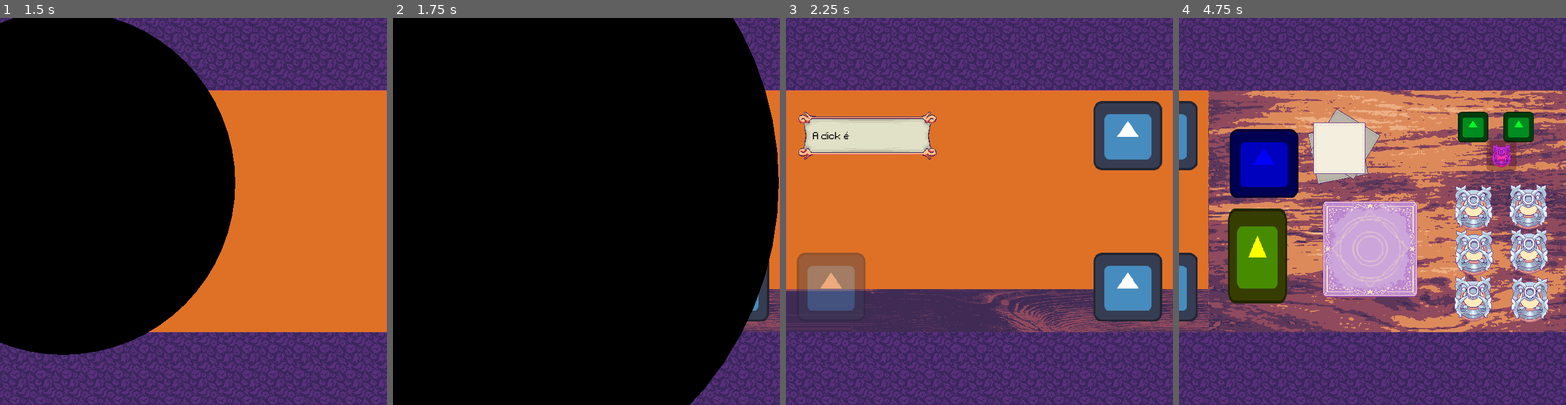
Above: before the commit, frames 1-4 (left to right).
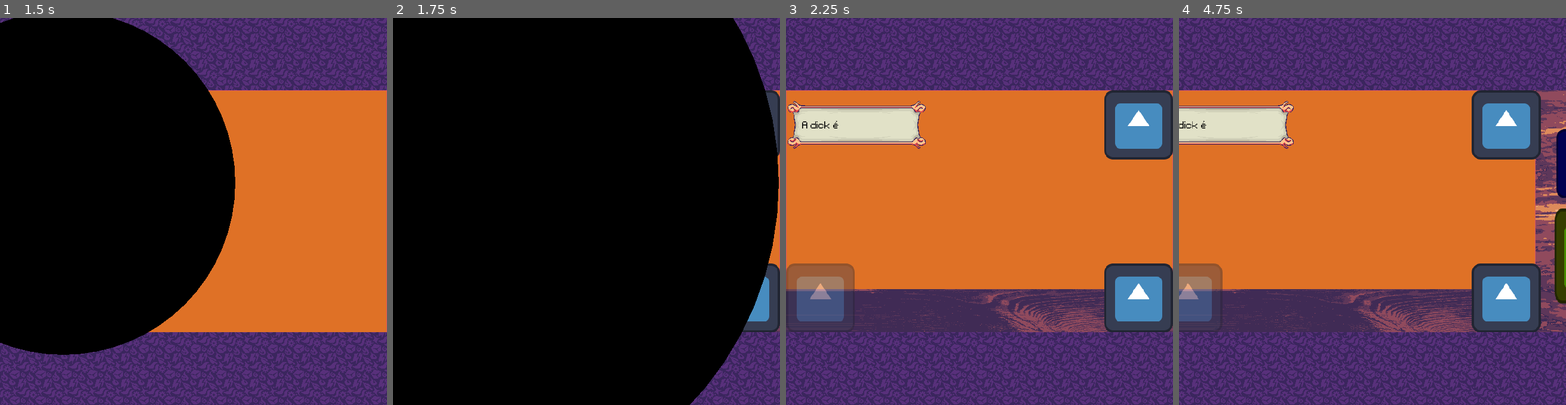
Above: after the commit, the same moments.

Repository: luankaike-code/felpo-jam-2026
Game: Godot game, scene res://scenes/screens/root_game.tscn
Same seed, same stepped clock (60 frames per second), same inputs: the game is played once before the commit and once after it. The engine's default icon, where the game draws it, is replaced by a stand-in: a white triangle on a blue panel in a dark square.
Inputs (mouse positions are in pixels of both pictures, inside the frame that each line leads up to):
- Up to frame 1 (1.5 s): tap Enter (ui_accept) at 0.5, 0.6, 0.77, 1.07 s; move the mouse to (278, 192) at 0.52 s; click (278, 192) at 0.67 s; click (61, 184) at 1.27 s
- Up to frame 2 (1.75 s): no input
- Up to frame 3 (2.25 s): drag from (832, 288) to (960, 288) at 2.02 s
- Up to frame 4 (4.75 s): tap Enter (ui_accept) at 2.75, 2.85, 4.25, 4.35, 4.52 s; move the mouse to (1519, 288) at 2.77 s; click (1519, 288) at 2.92 s; drag from (1353, 288) to (1256, 153) at 3.52 s; move the mouse to (1488, 269) at 4.27 s; click (1488, 269) at 4.42 s

Frame 1 is identical in both runs. In frame 2, 1.3% of the frame differs, in the area x 90-100%, y 18-82%; in frame 3, 12%; in frame 4, 77%, in the area x 0-100%, y 0-100%.

Commit message:
Fix camera position

Diff:
--- a/felpojam-2026-game-code/scenes/HUD/game_hud.tscn
+++ b/felpojam-2026-game-code/scenes/HUD/game_hud.tscn
@@ -5,72 +5,44 @@
 [ext_resource type="Texture2D" uid="uid://n85kss5ltq1u" path="res://icon.svg" id="2_c4sub"]
 [ext_resource type="Script" uid="uid://bllfk2h5dgh8p" path="res://scripts/HUD/clickable_texture.gd" id="4_kixb8"]
 
-[node name="GameHud" type="Control" unique_id=1329675360]
-custom_minimum_size = Vector2(720, 450)
-layout_mode = 3
-anchors_preset = 15
-anchor_right = 1.0
-anchor_bottom = 1.0
-grow_horizontal = 2
-grow_vertical = 2
+[node name="GameHud" type="Node2D" unique_id=1182350756]
 script = ExtResource("1_1geg4")
 
-[node name="MarginContainer" type="MarginContainer" parent="." unique_id=1308647903]
-layout_mode = 1
-anchors_preset = 15
-anchor_right = 1.0
-anchor_bottom = 1.0
-grow_horizontal = 2
-grow_vertical = 2
-theme_override_constants/margin_left = 20
-theme_override_constants/margin_top = 20
-theme_override_constants/margin_right = 20
-theme_override_constants/margin_bottom = 20
-
-[node name="Control2" type="Control" parent="MarginContainer" unique_id=637803293]
-layout_mode = 2
-
-[node name="HBoxContainer" type="HBoxContainer" parent="MarginContainer/Control2" unique_id=1493797194]
-layout_mode = 1
-anchors_preset = 10
-anchor_right = 1.0
-offset_bottom = 128.0
-grow_horizontal = 2
+[node name="HBoxContainer2" type="HBoxContainer" parent="." unique_id=1493797194]
+offset_left = -360.0
+offset_top = -225.0
+offset_right = 360.0
+offset_bottom = -97.0
 alignment = 1
 
-[node name="DickBubble" parent="MarginContainer/Control2/HBoxContainer" unique_id=1045248266 instance=ExtResource("2_8vgd5")]
+[node name="DickBubble" parent="HBoxContainer2" unique_id=1045248266 instance=ExtResource("2_8vgd5")]
 layout_mode = 2
 size_flags_horizontal = 2
 size_flags_vertical = 4
 dialogs = ["A dick é"]
 
-[node name="Clock" type="TextureRect" parent="MarginContainer/Control2/HBoxContainer" unique_id=2132065394]
+[node name="Clock" type="TextureRect" parent="HBoxContainer2" unique_id=2132065394]
 layout_mode = 2
 size_flags_horizontal = 8
 texture = ExtResource("2_c4sub")
 
-[node name="Control" type="Control" parent="MarginContainer" unique_id=960035302]
-layout_mode = 2
-
-[node name="HBoxContainer" type="HBoxContainer" parent="MarginContainer/Control" unique_id=1328541034]
-layout_mode = 1
-anchors_preset = 12
-anchor_top = 1.0
-anchor_right = 1.0
-anchor_bottom = 1.0
-offset_top = -128.0
+[node name="HBoxContainer" type="HBoxContainer" parent="." unique_id=1328541034]
+offset_left = -360.0
+offset_top = 97.0
+offset_right = 360.0
+offset_bottom = 225.0
 grow_horizontal = 2
 grow_vertical = 0
 alignment = 1
 
-[node name="ArrowLeft" type="TextureRect" parent="MarginContainer/Control/HBoxContainer" unique_id=212700544]
+[node name="ArrowLeft" type="TextureRect" parent="HBoxContainer" unique_id=212700544]
 layout_mode = 2
 size_flags_horizontal = 2
 texture = ExtResource("2_c4sub")
 script = ExtResource("4_kixb8")
 metadata/_custom_type_script = "uid://bllfk2h5dgh8p"
 
-[node name="ArrowRight" type="TextureRect" parent="MarginContainer/Control/HBoxContainer" unique_id=1631663697]
+[node name="ArrowRight" type="TextureRect" parent="HBoxContainer" unique_id=1631663697]
 layout_mode = 2
 size_flags_horizontal = 10
 texture = ExtResource("2_c4sub")
--- a/felpojam-2026-game-code/scenes/camera_in_game.tscn
+++ b/felpojam-2026-game-code/scenes/camera_in_game.tscn
@@ -1,6 +1,6 @@
 [gd_scene format=3 uid="uid://u8y44k7yvr7j"]
 
-[ext_resource type="Script" uid="uid://cug2pk6ysrsl5" path="res://scripts/camera_in_game.gd" id="1_7sk07"]
+[ext_resource type="Script" uid="uid://cug2pk6ysrsl5" path="res://scripts/camera/camera_in_game.gd" id="1_7sk07"]
 [ext_resource type="Script" uid="uid://c8bo8naw8qjrt" path="res://scripts/state_machine/state_machine.gd" id="2_yubta"]
 [ext_resource type="Script" uid="uid://b03mc2du2h6cu" path="res://scripts/state_machine/state.gd" id="3_uvsb3"]
 [ext_resource type="Script" uid="uid://lj0plvlegfb7" path="res://scripts/states/camera_in_game/transition.gd" id="4_v480j"]
--- a/felpojam-2026-game-code/scenes/screens/game.tscn
+++ b/felpojam-2026-game-code/scenes/screens/game.tscn
@@ -17,3 +17,4 @@
 bg_texture = ExtResource("3_o78e0")
 
 [node name="GameHud" parent="." unique_id=1329675360 instance=ExtResource("5_ln6eb")]
+z_index = 3800
--- a/felpojam-2026-game-code/scripts/HUD/game_hud.gd
+++ b/felpojam-2026-game-code/scripts/HUD/game_hud.gd
@@ -1,18 +1,19 @@
-class_name GameHud extends Control
+class_name GameHud extends Node2D
 
 enum arrows {
 	left,
 	right
 }
 
-@onready var dick_bubble: SpeechBubble = $MarginContainer/Control2/HBoxContainer/DickBubble
-@onready var clock: TextureRect = $MarginContainer/Control2/HBoxContainer/Clock
-@onready var arrow_left: ClickableTexture = $MarginContainer/Control/HBoxContainer/ArrowLeft
-@onready var arrow_right: ClickableTexture = $MarginContainer/Control/HBoxContainer/ArrowRight
+@onready var dick_bubble: SpeechBubble = $HBoxContainer2/DickBubble
+@onready var clock: TextureRect = $HBoxContainer2/Clock
+@onready var arrow_left: ClickableTexture = $HBoxContainer/ArrowLeft
+@onready var arrow_right: ClickableTexture = $HBoxContainer/ArrowRight
 
 signal arrow_pressed(arrow: arrows)
 
 func _ready() -> void:
+	set_process_input(false)
 	arrow_left.button_up.connect(func(): arrow_pressed.emit(arrows.left))
 	arrow_right.button_up.connect(func(): arrow_pressed.emit(arrows.right))
 
@@ -20,9 +21,3 @@
 	var arrow_node := arrow_left if arrow == arrows.left else arrow_right
 	arrow_node.enabled = value
 	arrow_node.modulate = Color(1.0, 1.0, 1.0, 1.0 if value else 0.4)
-
-func move(pos):
-	pass
-
-func setup(camera: CameraInGame):
-	pass
--- a/felpojam-2026-game-code/scripts/camera_in_game.gd
+++ b/felpojam-2026-game-code/scripts/camera/camera_in_game.gd
@@ -1,10 +1,12 @@
 class_name CameraInGame extends Camera2D
 
 @onready var state_machine := $StateMachine as StateMachine
+@onready var default_zoom := zoom
+@onready var old_global_pos := position
 
 var target: Node2D
 var statics: Array
-@onready var default_zoom := zoom
+var interfaces: Array[Node2D]
 
 func _ready() -> void:
 	get_viewport().size_changed.connect(update_zoom)
@@ -15,6 +17,9 @@
 	zoom.x = default_zoom.x * viewport_size.x / 1440
 	zoom.y = zoom.x
 
+func add_interface(node: Node2D) -> void:
+	interfaces.push_back(node)
+
 func to(target_: Node2D):
 	target = target_
 	state_machine.change_state("Transition")
--- /dev/null
+++ b/felpojam-2026-game-code/scripts/camera/camera_interface_obj.gd
@@ -0,0 +1,8 @@
+class_name CameraInterfaceObj extends Node
+
+var relative_pos: Vector2
+var node: Control
+
+func _init(node_: Control, dad_g_pos: Vector2) -> void:
+	node = node_
+	relative_pos = node.global_position+node.size - dad_g_pos
--- a/felpojam-2026-game-code/scripts/screens/game.gd
+++ b/felpojam-2026-game-code/scripts/screens/game.gd
@@ -2,7 +2,7 @@
 
 var packed_menu_in_game := preload("res://scenes/pop_ups/pop_up_menu_in_game.tscn") as PackedScene
 
-@onready var game_hud: GameHud = $GameHud
+@onready var game_hud: Node2D = $GameHud
 
 @onready var client_local: ClientLocal = $ClientLocal
 @onready var craft_local: CraftLocal = $CraftLocal
@@ -11,12 +11,14 @@
 
 var current_local := 0 :
 	set(new):
-		current_local = new
+		current_local = new % locals.size()
 		update_arrow_enabled()
 
 func _ready() -> void:
 	for local in locals:
 		local.open_pop_up.connect(factory_pop_up)
+
+	camera.add_interface(game_hud)
 
 	client_local.client_wait_order.connect(func(): freeze_all_craft_items(true))
 	client_local.exit_client.connect(func(): freeze_all_craft_items(false))
@@ -56,4 +58,4 @@
 		factory_pop_up(packed_menu_in_game.instantiate())
 	elif Input.is_action_just_pressed("ui_accept") and !has_pop_up():
 		current_local += 1
-		camera.to(locals[current_local%locals.size()])
+		camera.to(locals[current_local])
--- a/felpojam-2026-game-code/scripts/states/camera_in_game/transition.gd
+++ b/felpojam-2026-game-code/scripts/states/camera_in_game/transition.gd
@@ -1,17 +1,37 @@
 extends State
 
-var tween: Tween
+var to: Vector2
+var tweens: Array[Tween]
 var statics_tweens: Array[Tween]
+var host: CameraInGame
 
 func to_idle():
 	change_state.emit("Idle")
 
 func enter(host_: CameraInGame) -> void:
-	tween = get_tree().create_tween()
-	var to = host_.target.global_position
-	tween.tween_property(host_, "global_position", to, 0.2)
+	host = host_
+	to = host.target.global_position
+
+	var hosttween := config_tween(host, 0.2)
+	hosttween.tween_callback(to_idle)
+
+	for interface in host.interfaces:
+		config_tween(interface, 0.15, true)
+
+func config_tween(node, duration: float, with_effect := false) -> Tween:
+	var tween = get_tree().create_tween()
+	tween.tween_property(node, "global_position", to, duration)
+
+	if with_effect:
+		var mult := 1 if to > host.global_position else -1
+		var new_to = to-Vector2(30, 0)*mult
+		tween.tween_property(node, "global_position", new_to, duration)
+		tween.tween_property(node, "global_position", to, duration)
+
 	tween.tween_callback(to_idle)
+	return tween
 
 func exit() -> void:
-	if tween:
-		tween.stop()
+	for tween in tweens:
+		if tween:
+			tween.kill()
Renamed: felpojam-2026-game-code/scripts/camera_in_game.gd.uid -> felpojam-2026-game-code/scripts/camera/camera_in_game.gd.uid
Not shown, added: felpojam-2026-game-code/scripts/camera/camera_interface_obj.gd.uid
